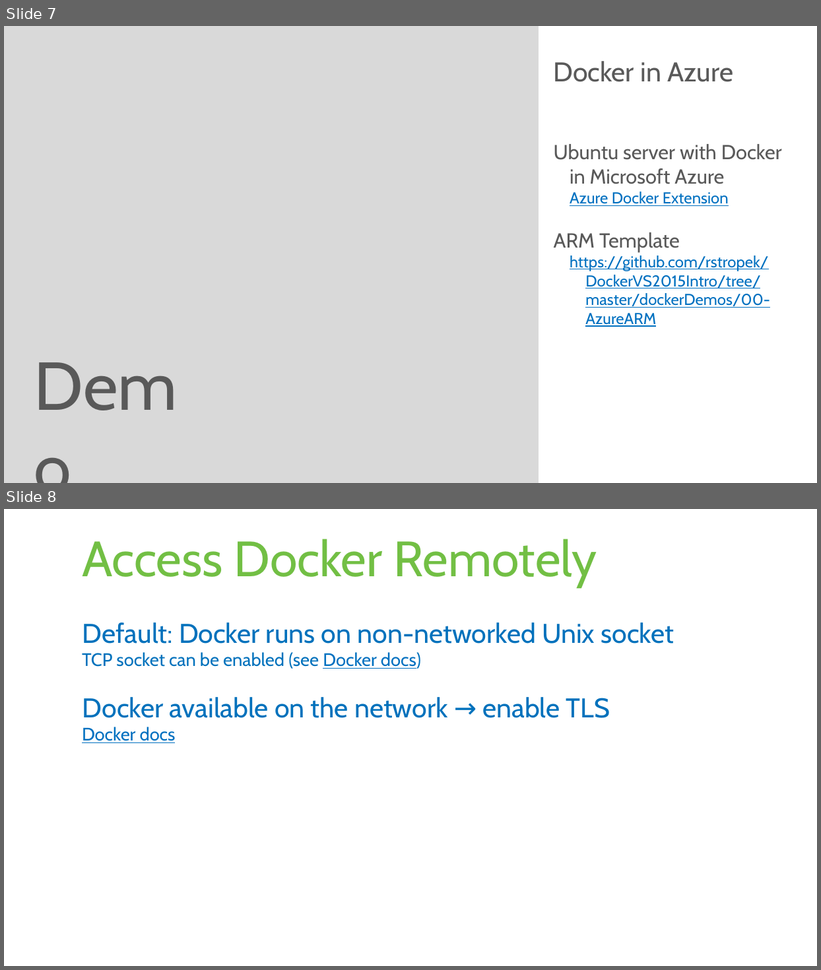
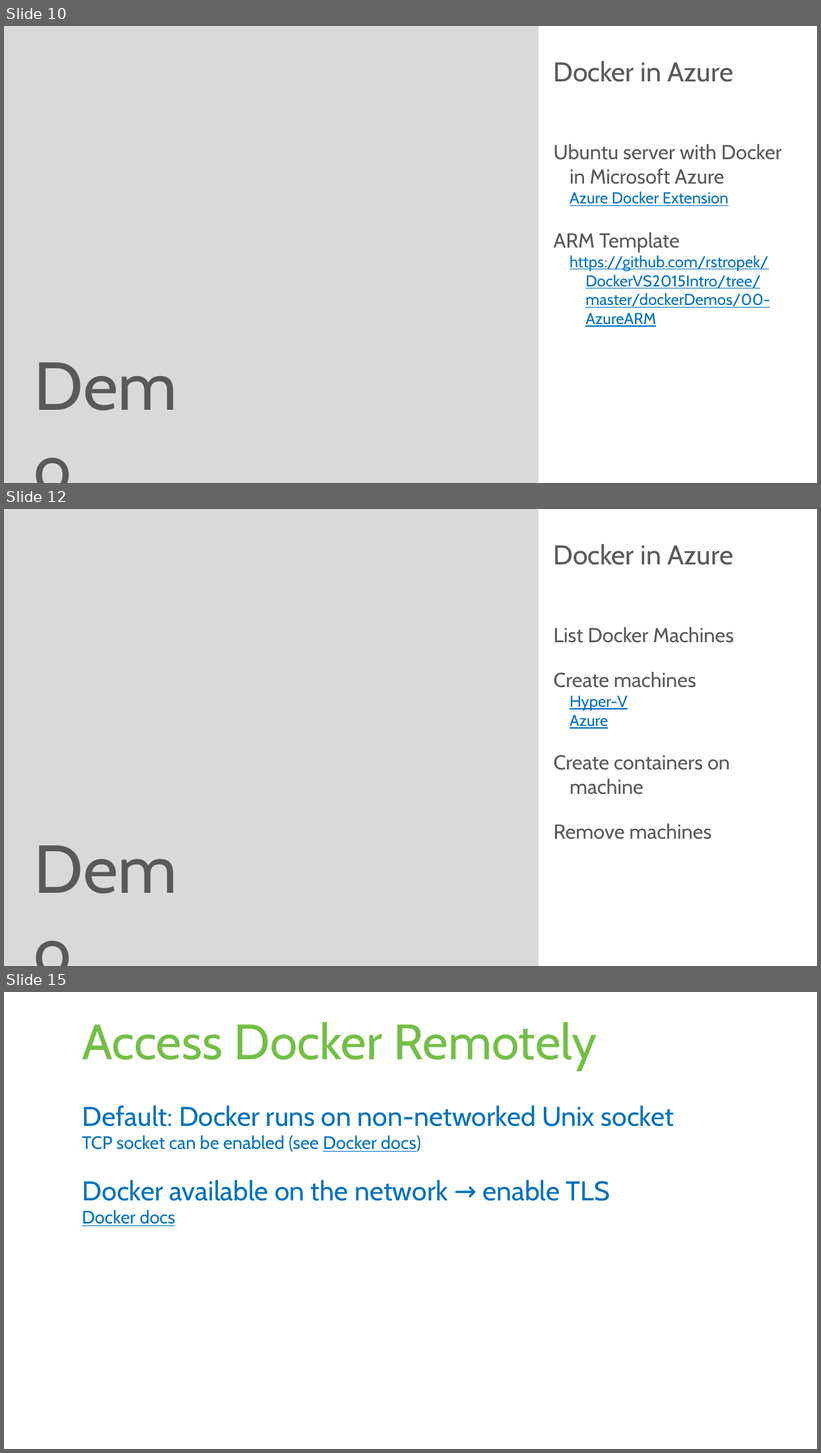
Before and after one commit to rstropek/DockerVS2015Intro, a slide deck: slides/Docker-Workshop.pptx. Shown one above the other, each under a label of ours: slides 7 and 8 before the commit, slides 10, 12 and 15 after it; the slides between them are not shown. The pictures are 821x970 and 821x1453 pixels, drawn with LibreOffice and Linux fonts; fonts in the diff are those of the drawing. Boxes give left, top, right and bottom in pixels: in the first picture for what was removed or moved away, otherwise in the second. Text is boxed around its words. In the diff, an @@ line names an element or a change of style, - is before the commit and + after.

```diff
--- a/slides/Docker-Workshop.pptx
+++ b/slides/Docker-Workshop.pptx
@@ slide 12 added at bbox=[4, 509, 817, 966], background #FFFFFF; not listed: 2 template elements that a slide beside it also shows @@
@@ text added at bbox=[554, 544, 733, 565], 24 pt, text #595959 @@
+Docker in Azure
@@ text added at bbox=[554, 627, 734, 840], 18 pt, text #595959 @@
+List Docker Machines
+Create machines
+  Hyper-V
+  Azure
+Create containers on machine
+Remove machines
@@ what was slide 7 is now slide 10 @@
@@ what was slide 8 is now slide 15 @@
```
Also in this commit, not shown: 2 slides changed, 8 other slides added, 4 other files.
